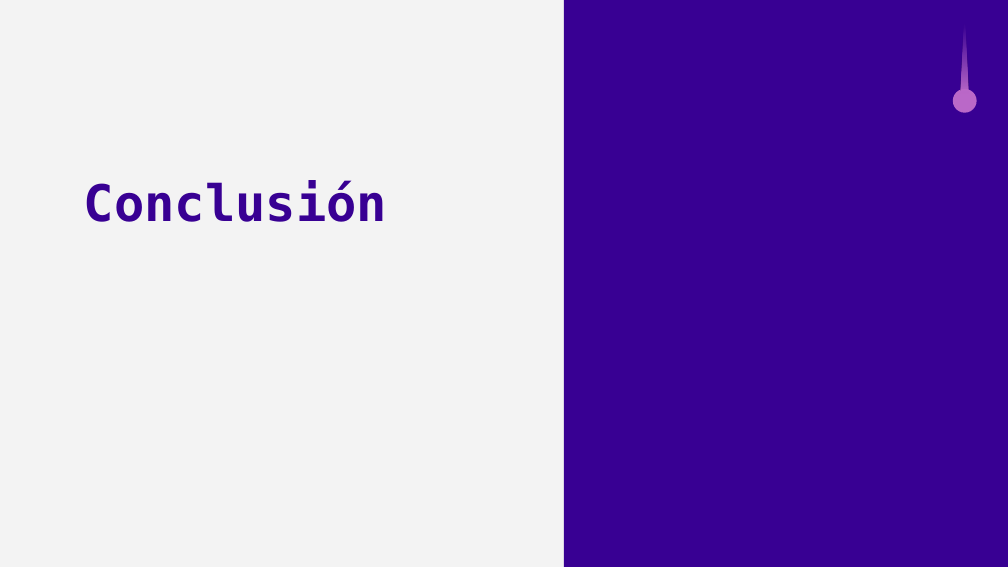
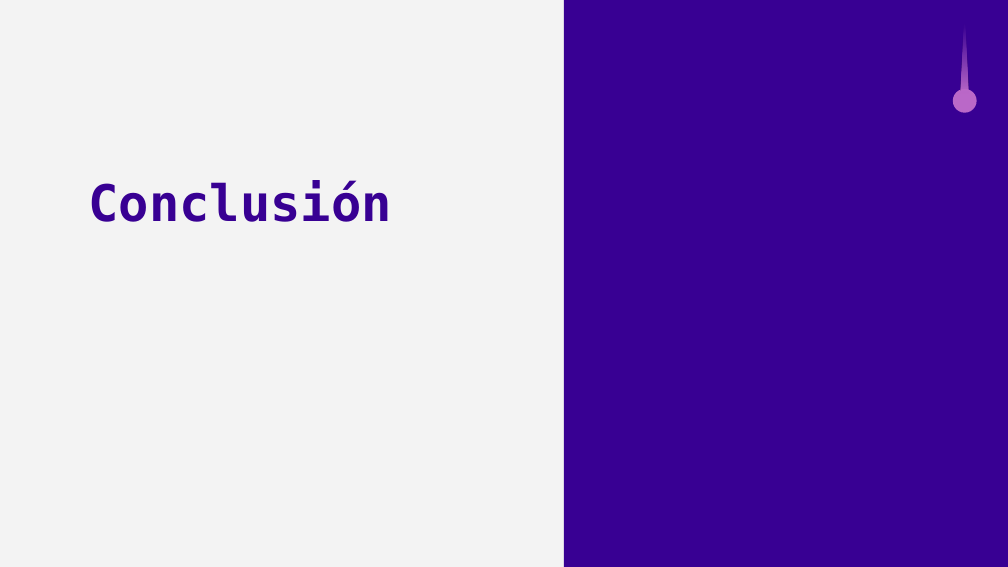
Before and after one commit to LucianoMartinez21/Catedra_1_C-, a slide deck: slide 9 of Presentacion_Fundamentos.pptx (slide 8 before the commit). Drawn at 1008x567 pixels with LibreOffice and Linux fonts; fonts in the diff are those of the drawing. Boxes give left, top, right and bottom in pixels: in the first picture for what was removed or moved away, otherwise in the second. Text is boxed around its words. In the diff, an @@ line names an element or a change of style, - is before the commit and + after.

```diff
--- a/Presentacion_Fundamentos.pptx
+++ b/Presentacion_Fundamentos.pptx
@@ title "Conclusión": place and size @@
-title "Conclusión" at [84,180,387,222]
+title "Conclusión" at [88,180,391,222]
```
Also in this commit, not shown: 4 other slides changed, 2 slides added, 1 slide removed.
